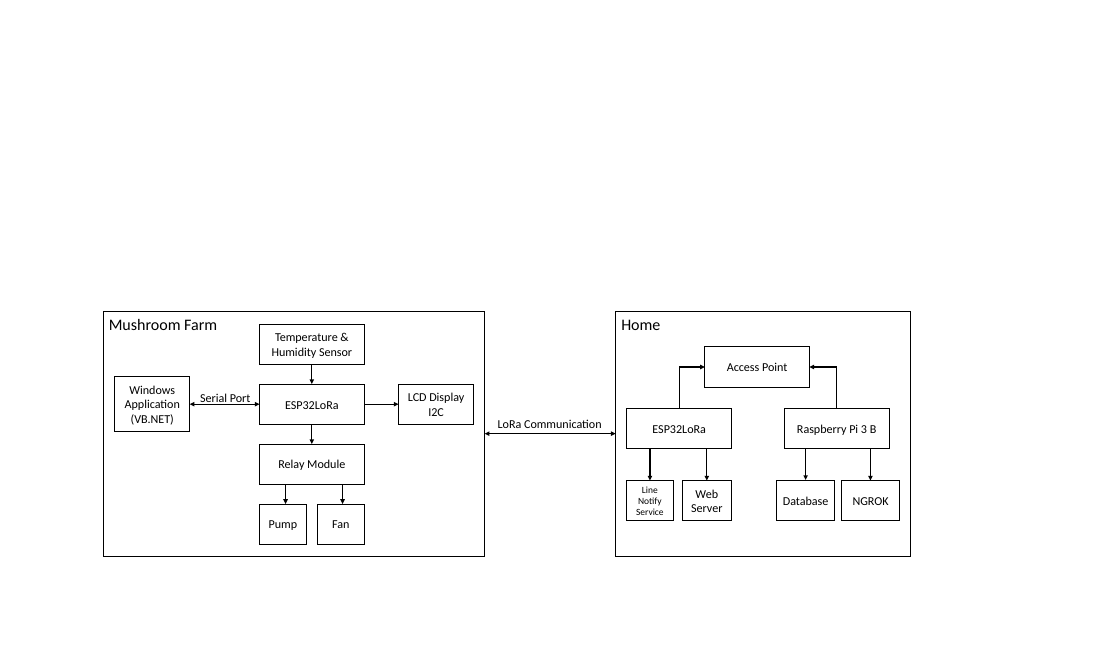
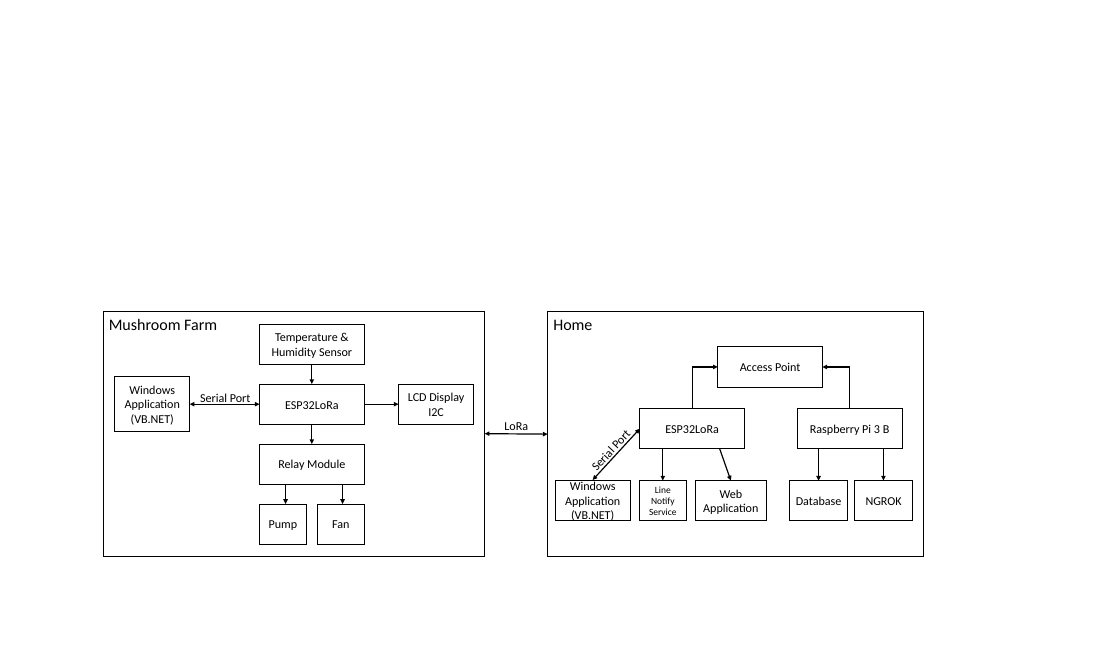
Before and after one commit to narinthon-so/Mushroom-project, a slide deck: slide 1 of Documents/boxdiagram.pptx. Drawn at 1120x672 pixels with LibreOffice and Linux fonts; fonts in the diff are those of the drawing. Boxes give left, top, right and bottom in pixels: in the first picture for what was removed or moved away, otherwise in the second. Text is boxed around its words. In the diff, an @@ line names an element or a change of style, - is before the commit and + after.

```diff
--- a/Documents/boxdiagram.pptx
+++ b/Documents/boxdiagram.pptx
@@ text "Home": place and size @@
-text "Home" at <box>621,319,660,330</box>
+text "Home" at <box>553,319,592,330</box>
@@ rectangle: place and size @@
-rectangle at <box>615,311,911,556</box>
+rectangle at <box>548,312,923,556</box>
@@ 6 rectangles, 3 arrows, 2 elbow arrows: place and size @@
-6 rectangles, 3 arrows, 2 elbow arrows at <box>627,347,899,521</box>
+6 rectangles, 3 arrows, 2 elbow arrows at <box>640,347,912,521</box>
@@ text added at <box>582,419,640,479</box>, 15.2 pt, text #000000 @@
+Serial Port
@@ double arrow moved from (485, 433) - (615, 433) to (485, 433) - (548, 434) @@
@@ text at <box>504,422,528,434</box>: text changed @@
-LoRa Communication
+LoRa
@@ double arrow added from (593, 480) to (640, 429), #000000 1.5 pt @@
@@ arrow moved from (706, 449) - (706, 481) to (720, 449) - (731, 481) @@
@@ rectangle added at <box>555,480,630,520</box>, fill #FFFFFF, outline #000000 1 pt, 15.2 pt, text #000000 @@
+Windows Application (VB.NET)
@@ rectangle "Web Application": place and size @@
-rectangle "Web Application" at <box>682,481,731,521</box>
+rectangle "Web Application" at <box>695,481,767,521</box>
@@ text in rectangle at <box>703,489,758,514</box>: text changed @@
-Web Server
+Web Application
```
Also in this commit, not shown: 20 other files.
